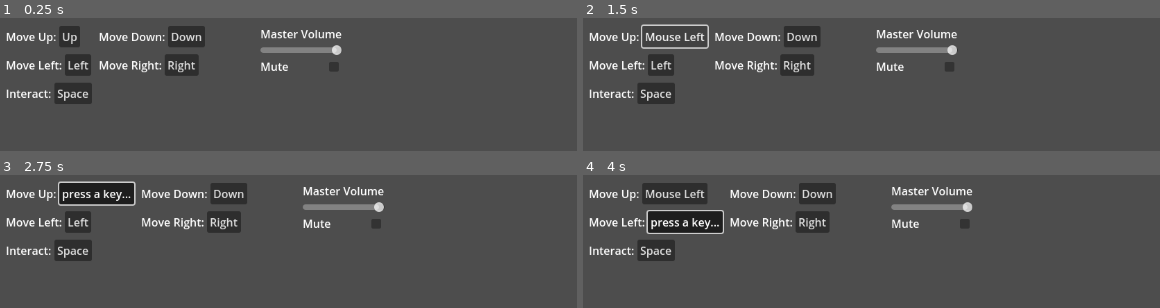
Above: before the commit, frames 1-4 (two rows, left to right).
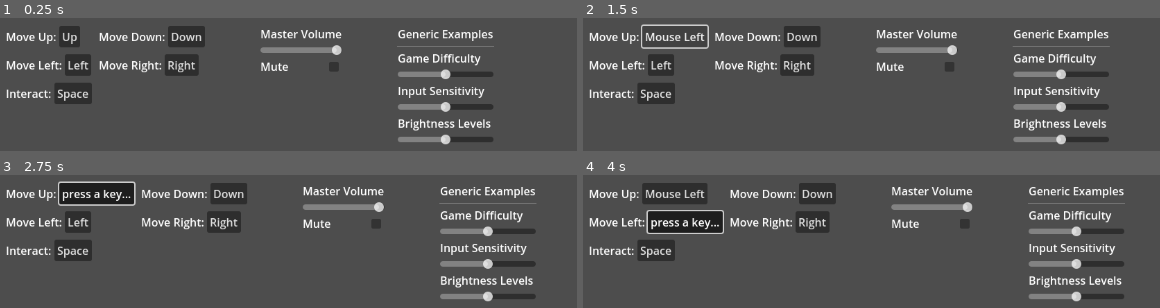
Above: after the commit, the same moments.

Repository: GodotWildJam/gwj-accessibility-scripts
Game: Godot game, scene res://src/options/options_menu_example.tscn
Two runs of this game, one before a commit and one after it. Both use one fixed random seed, a clock stepped at 60 frames per second and the inputs below.
Inputs:
- Up to frame 1 (0.25 s): no input
- Up to frame 2 (1.5 s): click "Up" at 0.5 s; click "press a key..." at 1.25 s
- Up to frame 3 (2.75 s): click "Mouse Left" at 2 s
- Up to frame 4 (4 s): click "Down" at 2.75 s; click "Left" at 3.5 s

The runs differ from the first frame. In frame 1, 4.4% of the frame differs, in the area x 68-86%, y 9-96%; in frame 2, 4.4%; in frame 3, 4.4%, in the area x 76-93%, y 9-96%; in frame 4, 4.4%.

Commit message:
Adds examples of slider use.

Diff:
--- a/Motor/Basic/mappable-keys/src/options/options_menu_example.tscn
+++ b/Motor/Basic/mappable-keys/src/options/options_menu_example.tscn
@@ -1,9 +1,10 @@
-[gd_scene load_steps=5 format=3 uid="uid://glhpumkx46qg"]
+[gd_scene load_steps=6 format=3 uid="uid://glhpumkx46qg"]
 
 [ext_resource type="PackedScene" uid="uid://cxch7x2j3wv3p" path="res://src/options/volume_slider.tscn" id="1"]
 [ext_resource type="PackedScene" uid="uid://ce2r6mevl3dp2" path="res://src/options/rebindable_action.tscn" id="2"]
 [ext_resource type="AudioStream" uid="uid://nb5bufmvmchf" path="res://assets/feedback_sound.wav" id="3"]
 [ext_resource type="PackedScene" uid="uid://cf00wkvfngqp2" path="res://src/options/mute_button.tscn" id="4_n5cma"]
+[ext_resource type="PackedScene" uid="uid://dh5kn8bfiy1wn" path="res://src/options/setting_slider.tscn" id="5_e2f0x"]
 
 [node name="MarginContainer" type="MarginContainer"]
 anchors_preset = 15
@@ -110,4 +111,50 @@
 [node name="MuteButton" parent="HotkeysContainer/VolumeContainer/MuteContainer" instance=ExtResource("4_n5cma")]
 layout_mode = 2
 
+[node name="VBoxContainer" type="VBoxContainer" parent="HotkeysContainer"]
+layout_mode = 2
+
+[node name="Label2" type="Label" parent="HotkeysContainer/VBoxContainer"]
+layout_mode = 2
+text = "Generic Examples"
+
+[node name="HSeparator" type="HSeparator" parent="HotkeysContainer/VBoxContainer"]
+layout_mode = 2
+
+[node name="Label4" type="Label" parent="HotkeysContainer/VBoxContainer"]
+layout_mode = 2
+text = "Game Difficulty"
+
+[node name="SettingSlider" parent="HotkeysContainer/VBoxContainer" instance=ExtResource("5_e2f0x")]
+layout_mode = 2
+max_value = 2.0
+step = 0.5
+value = 1.0
+config_section = &"Game"
+config_key = &"difficulty"
+
+[node name="Label3" type="Label" parent="HotkeysContainer/VBoxContainer"]
+layout_mode = 2
+text = "Input Sensitivity"
+
+[node name="SettingSlider2" parent="HotkeysContainer/VBoxContainer" instance=ExtResource("5_e2f0x")]
+layout_mode = 2
+max_value = 2.0
+step = 0.5
+value = 1.0
+config_section = &"Input"
+config_key = &"sensitivity"
+
+[node name="Label5" type="Label" parent="HotkeysContainer/VBoxContainer"]
+layout_mode = 2
+text = "Brightness Levels"
+
+[node name="SettingSlider3" parent="HotkeysContainer/VBoxContainer" instance=ExtResource("5_e2f0x")]
+layout_mode = 2
+max_value = 2.0
+step = 0.5
+value = 1.0
+config_section = &"Video"
+config_key = &"brightness"
+
 [editable path="HotkeysContainer/GridContainer/HBoxContainer/RebindableAction"]
